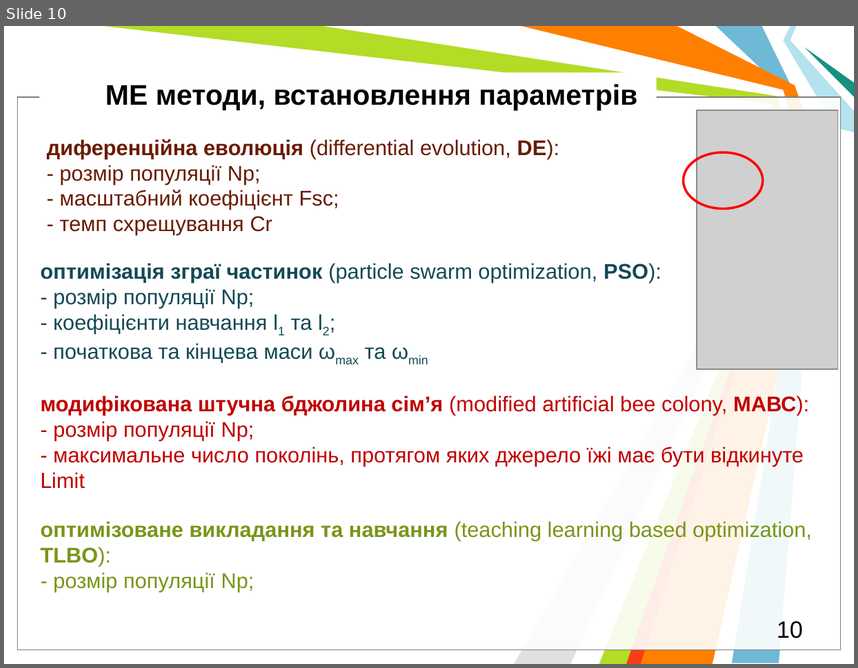
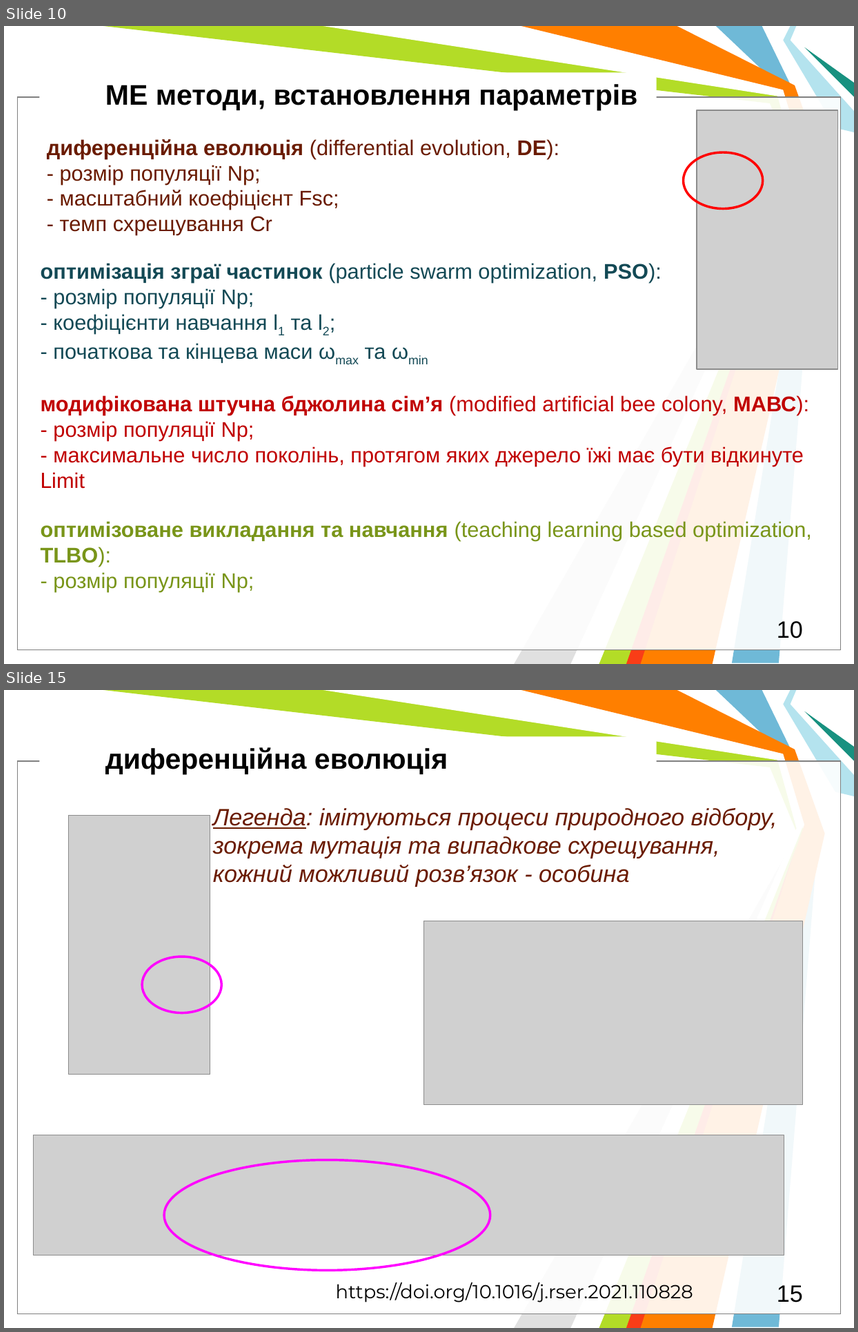
Before and after one commit to l432/NMK, a slide deck: Lecture/DAAD/DAAD_MetaH.pptm. Shown one above the other, each under a label of ours: slide 10 before the commit, slides 10 and 15 after it; the slides between them are not shown. The pictures are 858x668 and 858x1332 pixels, drawn with LibreOffice and Linux fonts; fonts in the diff are those of the drawing; grey boxes stand for pictures; background and template pictures are left out. Boxes give left, top, right and bottom in pixels: in the first picture for what was removed or moved away, otherwise in the second. Text is boxed around its words. In the diff, an @@ line names an element or a change of style, - is before the commit and + after.

```diff
--- a/Lecture/DAAD/DAAD_MetaH.pptm
+++ b/Lecture/DAAD/DAAD_MetaH.pptm
@@ slide 15 added at (4, 690, 854, 1328), background #FFFFFF; not listed: 11 template elements that a slide beside it also shows @@
@@ text added at (105, 747, 448, 774), 24 pt, text #000000, bold @@
+диференційна еволюція
@@ text added at (213, 808, 777, 887), 20 pt, text #6A1C00, italic @@
+Легенда: імітуються процеси природного відбору, зокрема мутація та випадкове схрещування, кожний можливий розв’язок - особина
@@ picture added at (69, 815, 210, 1074) @@
@@ picture added at (424, 921, 803, 1105) @@
@@ ellipse added at (142, 956, 221, 1012), outline #FF00FF 2 pt @@
@@ picture added at (33, 1134, 784, 1254) @@
@@ ellipse added at (164, 1159, 490, 1270), outline #FF00FF 2 pt @@
@@ text added at (336, 1282, 693, 1302), 16 pt, text #000000 @@
+https://doi.org/10.1016/j.rser.2021.110828
@@ page number added at (777, 1285, 803, 1302), 20 pt, text #000000 @@
+15
```
Also in this commit, not shown: 2 slides changed, 10 other slides added, 6 slides removed.
